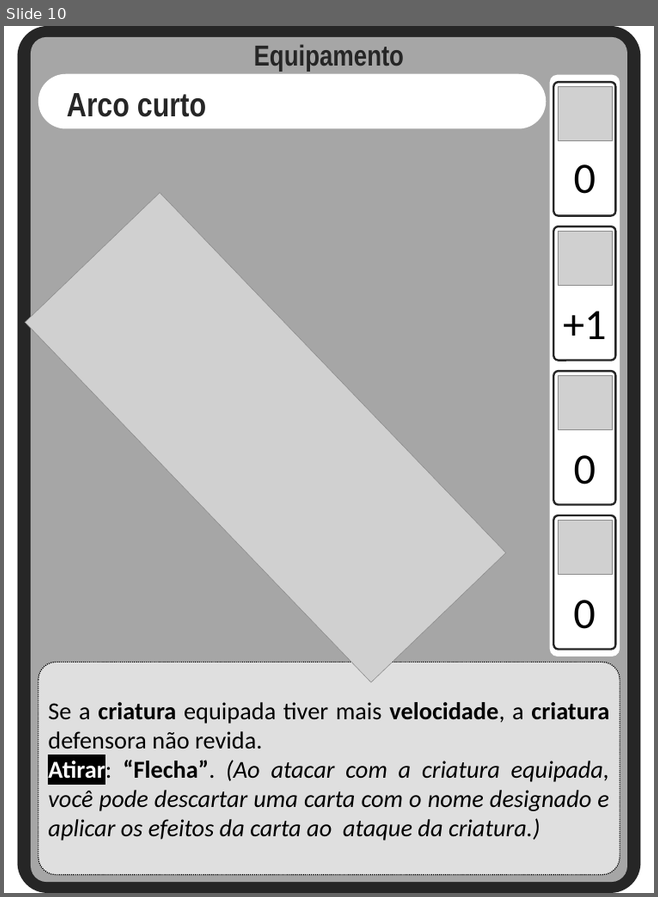
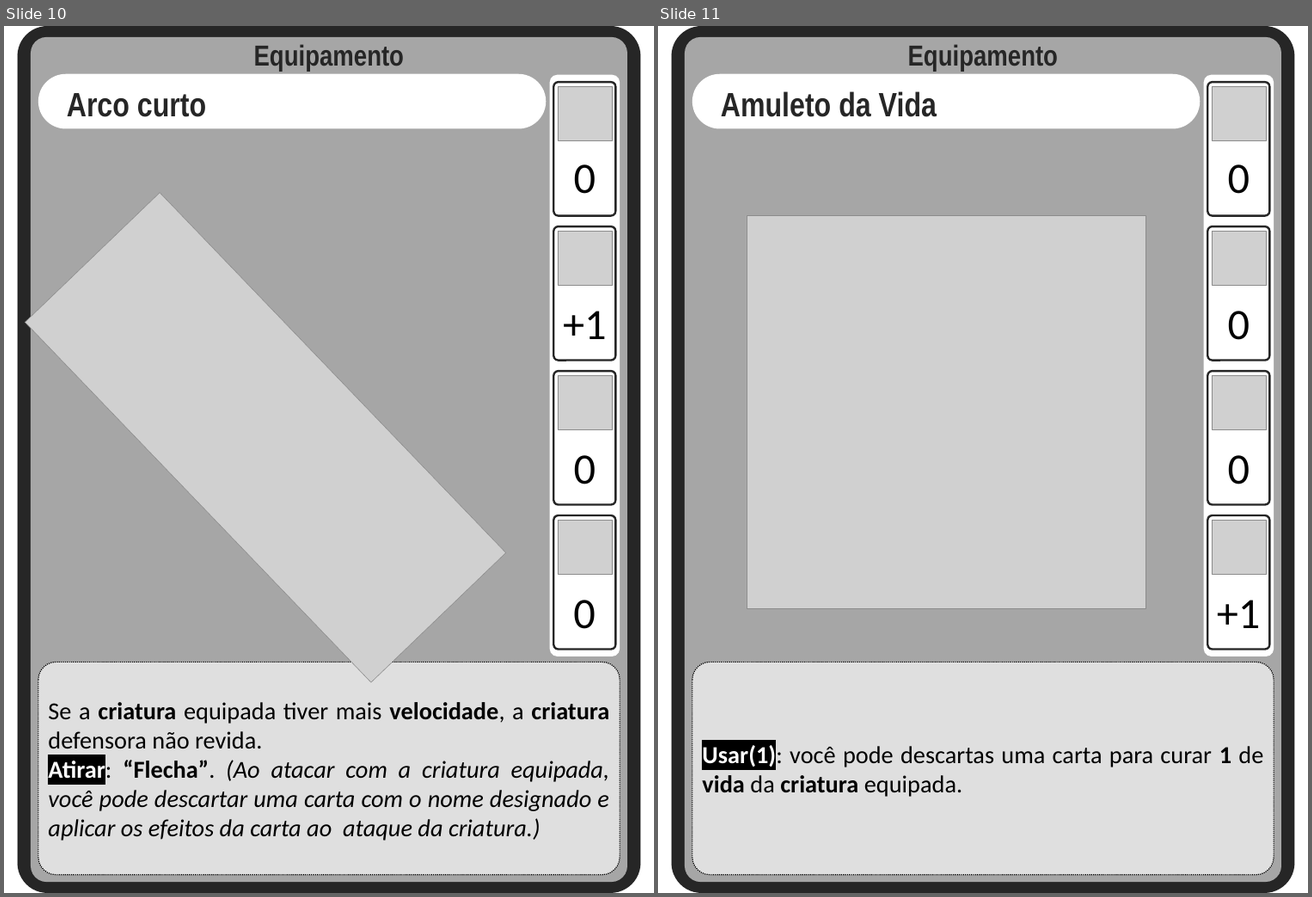
Before and after one commit to Aleyxom/Minimalist-Card-Game, a slide deck: slides tipos cartas/criaturas.pptx. Shown side by side, each under a label of ours: slide 10 before the commit, slides 10 and 11 after it. The pictures are 658x897 and 1312x897 pixels, drawn with LibreOffice and Linux fonts; fonts in the diff are those of the drawing; grey boxes stand for pictures. Boxes give left, top, right and bottom in pixels: in the first picture for what was removed or moved away, otherwise in the second. Text is boxed around its words. In the diff, an @@ line names an element or a change of style, - is before the commit and + after.

Commit message:
mais alguns equip. criados

```diff
--- a/slides tipos cartas/criaturas.pptx
+++ b/slides tipos cartas/criaturas.pptx
@@ slide 11 added at (658,26,1308,893), background #FFFFFF @@
@@ group added at (671,26,1294,893): 9 rounded rectangles, 6 texts, 5 pictures @@
+Amuleto da Vida
+Equipamento
+Usar(1): você pode descartas uma carta para curar 1 de vida da criatura equipada.
+0
++1
+0
+0
```
Also in this commit, not shown: 2 slides changed, 2 other slides added, 8 other files.
